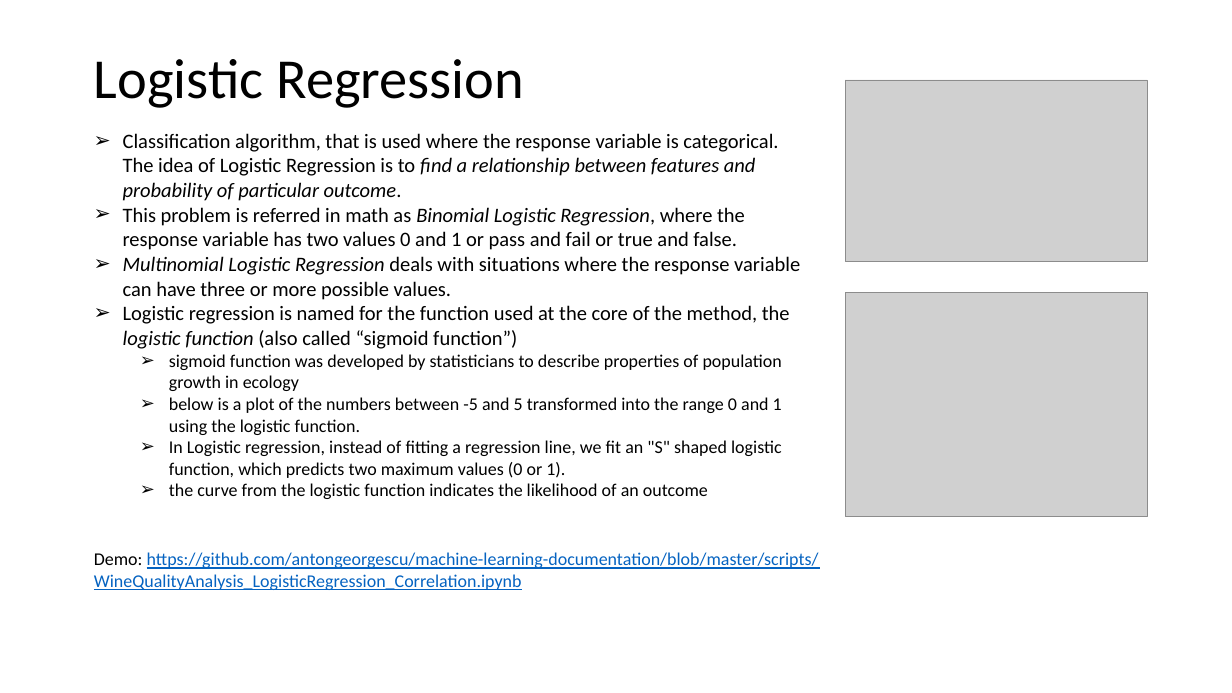
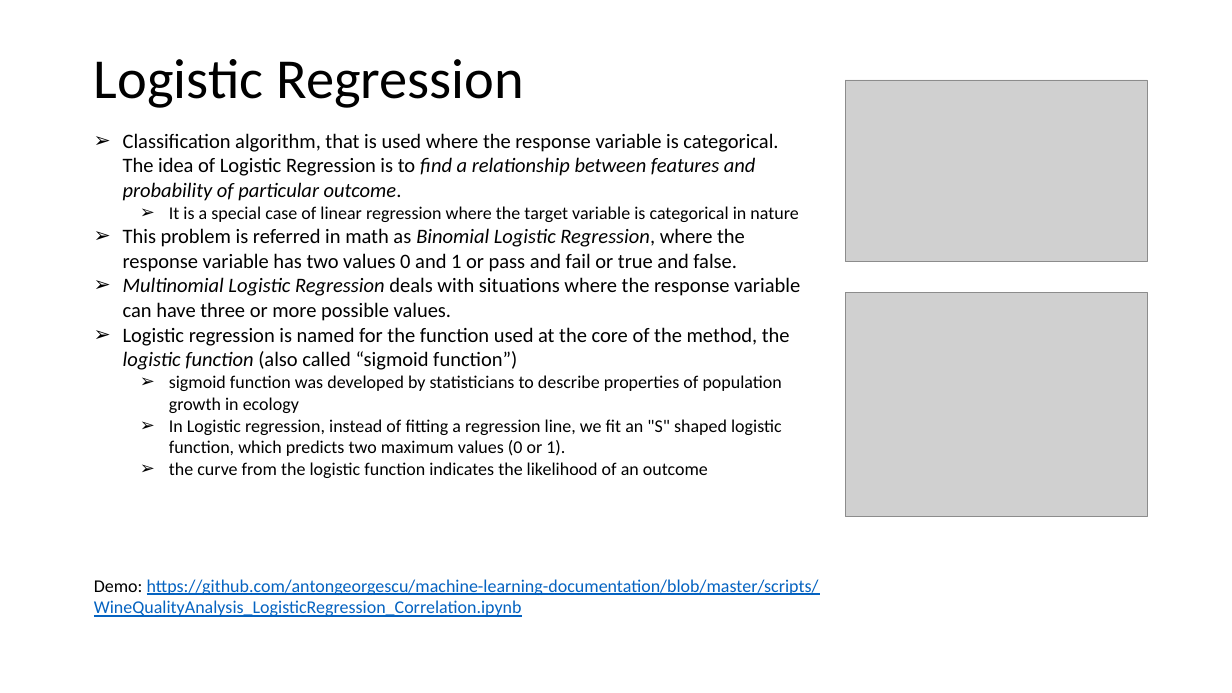
Before and after one commit to antongeorgescu/machine-learning-documentation, a slide deck: slide 4 of Algorithm and data vs performance and accuracy - Presentation.pptx. Drawn at 1232x693 pixels with LibreOffice and Linux fonts; fonts in the diff are those of the drawing; grey boxes stand for pictures. Boxes give left, top, right and bottom in pixels: in the first picture for what was removed or moved away, otherwise in the second. Text is boxed around its words. In the diff, an @@ line names an element or a change of style, - is before the commit and + after.

```diff
--- a/Algorithm and data vs performance and accuracy - Presentation.pptx
+++ b/Algorithm and data vs performance and accuracy - Presentation.pptx
@@ text at bbox=[169, 206, 798, 222]: paragraph added @@
+  ➢ It is a special case of linear regression where the target variable is categorical in nature
@@ text at bbox=[169, 397, 782, 435]: paragraph removed @@
-  ➢ below is a plot of the numbers between -5 and 5 transformed into the range 0 and 1 using the logistic function.
@@ text "Demo: https://github.com/antongeorgescu/machine-learning-doc ...": place and size @@
-text "Demo: https://github.com/antongeorgescu/machine-learning-doc ..." at bbox=[94, 552, 819, 590]
+text "Demo: https://github.com/antongeorgescu/machine-learning-doc ..." at bbox=[94, 579, 819, 617]
```
Also in this commit, not shown: 3 other slides changed.
